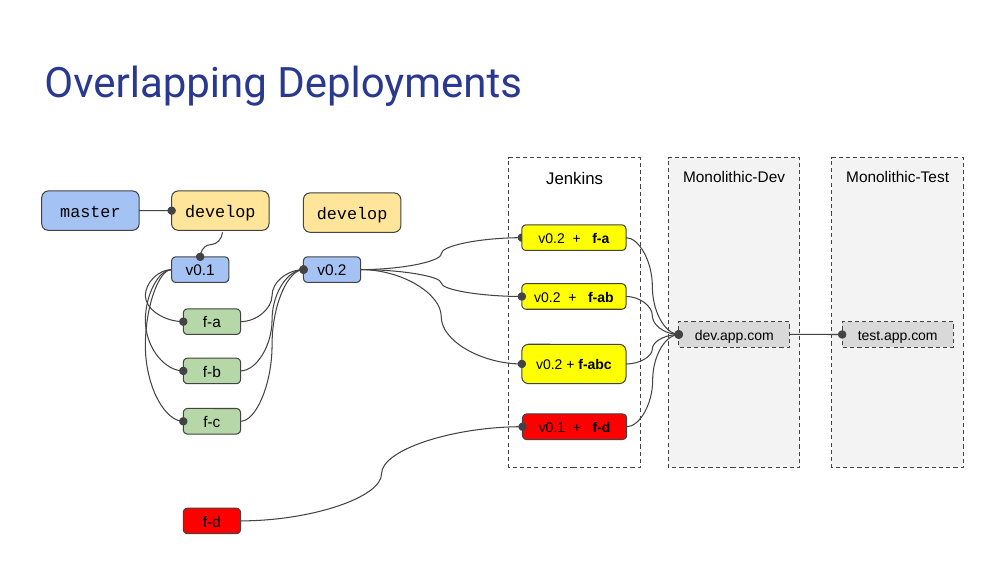
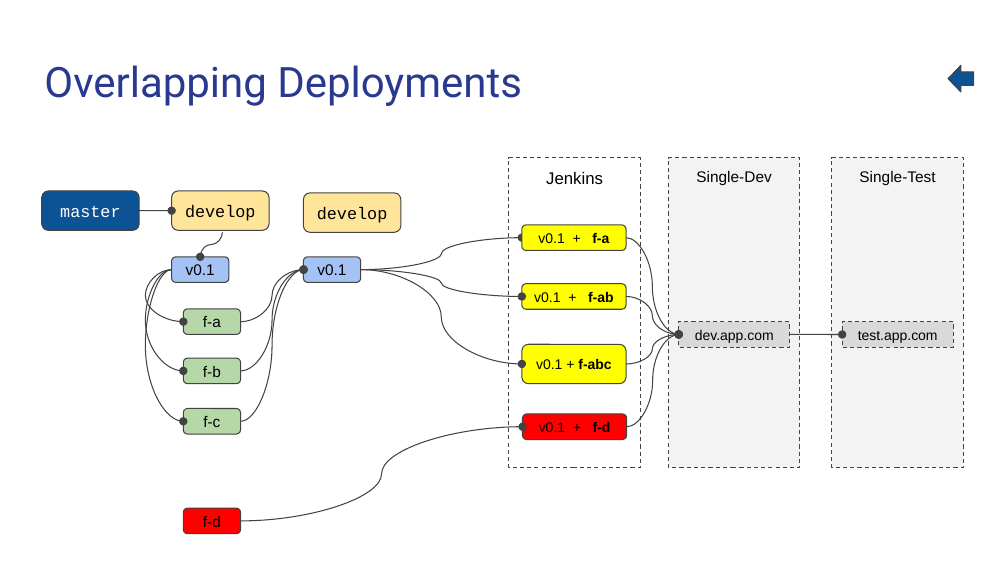
Before and after one commit to cecheverria/coupling.org, a slide deck: slide 3 of GitFlow useful scenarios.pptx. Drawn at 1008x567 pixels with LibreOffice and Linux fonts; fonts in the diff are those of the drawing. Boxes give left, top, right and bottom in pixels: in the first picture for what was removed or moved away, otherwise in the second. Text is boxed around its words. In the diff, an @@ line names an element or a change of style, - is before the commit and + after.

```diff
--- a/GitFlow useful scenarios.pptx
+++ b/GitFlow useful scenarios.pptx
@@ left arrow added at [949, 66, 974, 92], fill #0B5394, outline #434343 0.75 pt @@
@@ text in rectangle at [696, 171, 771, 185]: text changed @@
-Monolithic-Dev
+Single-Dev
@@ text in rectangle at [859, 171, 935, 185]: text changed @@
-Monolithic-Test
+Single-Test
@@ rounded rectangle "master" at [41, 191, 139, 230]: text colour #000000 to #FFFFFF; fill #A4C2F4 to #0B5394 @@
@@ text in rounded rectangle at [538, 233, 609, 243]: text changed @@
-v0.2 + f-a
+v0.1 + f-a
@@ text in rounded rectangle at [317, 264, 346, 275]: text changed @@
-v0.2
+v0.1
@@ text in rounded rectangle at [534, 292, 614, 302]: text changed @@
-v0.2 + f-ab
+v0.1 + f-ab
@@ text in rounded rectangle at [536, 359, 611, 369]: text changed @@
-v0.2 + f-abc
+v0.1 + f-abc
```
Also in this commit, not shown: 3 other slides changed, 2 slides added, 3 slides removed.
